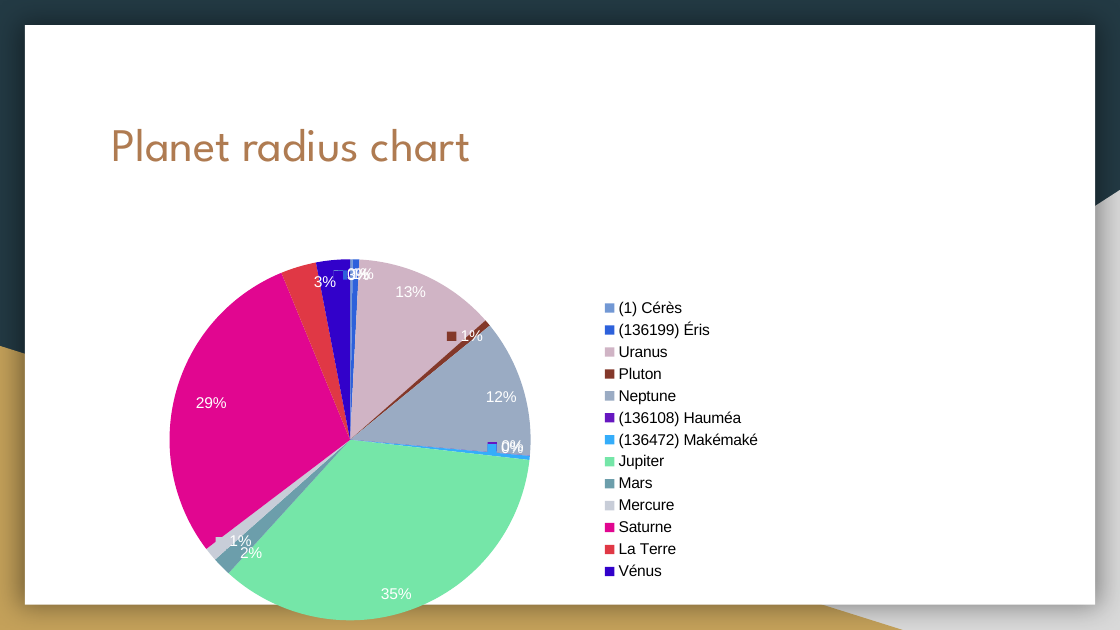
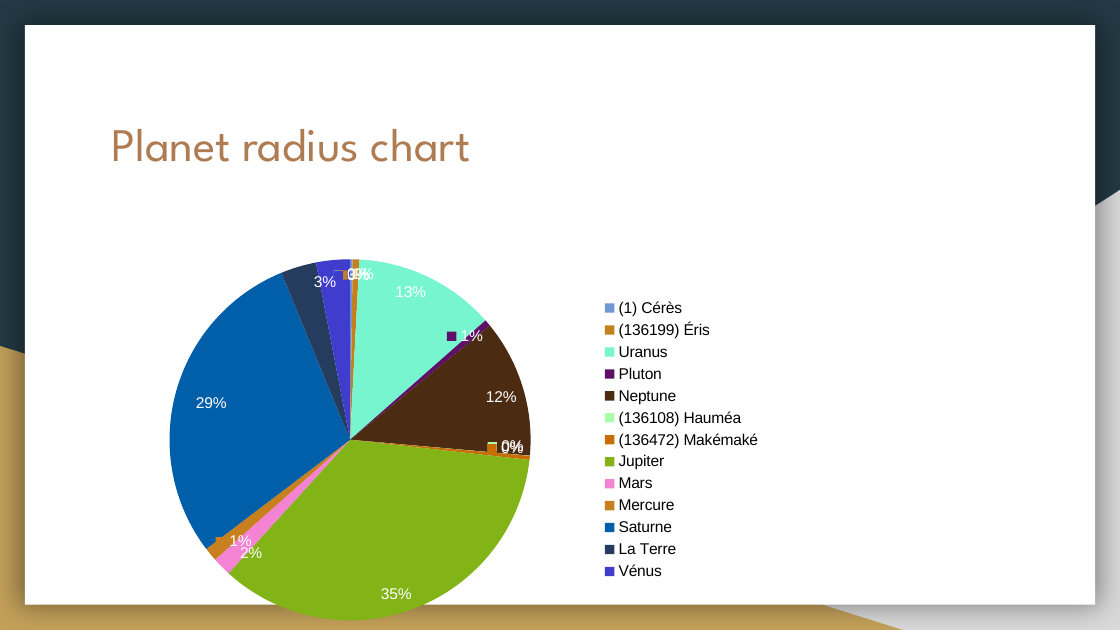
Before and after one commit to United-Codes/cloudofficeprint-python, a slide deck: slide 15 of examples/solar_system_example/pptx/output.pptx. Drawn at 1120x630 pixels with LibreOffice and Linux fonts; fonts in the diff are those of the drawing. Boxes give left, top, right and bottom in pixels: in the first picture for what was removed or moved away, otherwise in the second. Text is boxed around its words. In the diff, an @@ line names an element or a change of style, - is before the commit and + after.

```diff
--- a/examples/solar_system_example/pptx/output.pptx
+++ b/examples/solar_system_example/pptx/output.pptx
@@ pie chart at [101, 244, 773, 630] @@
@@ colours of single points changed @@
```
Also in this commit, not shown: 17 other files.
